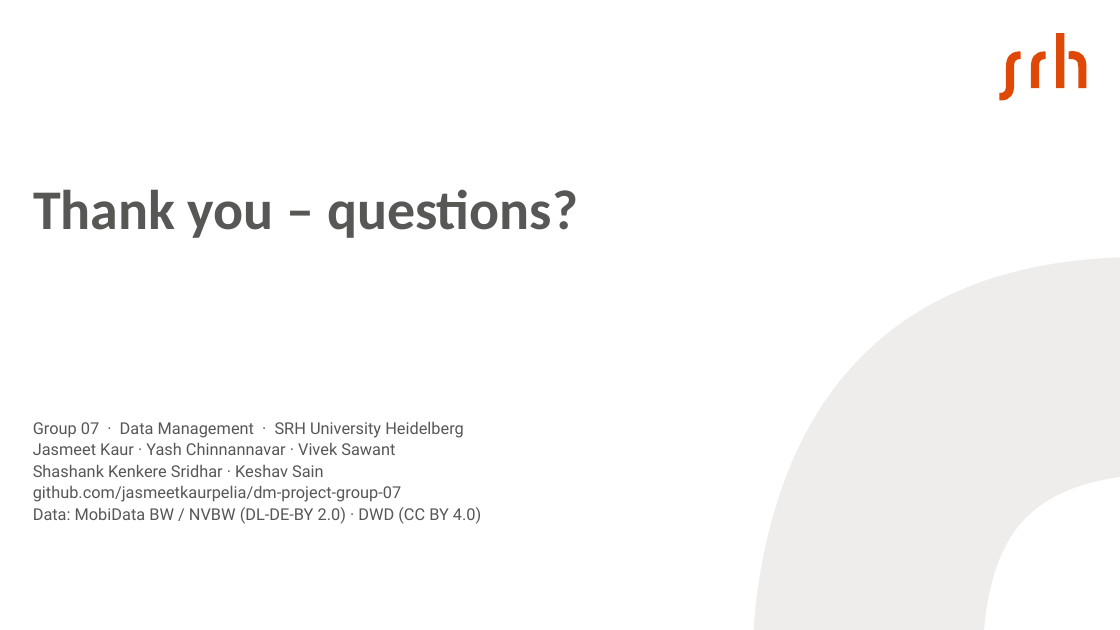
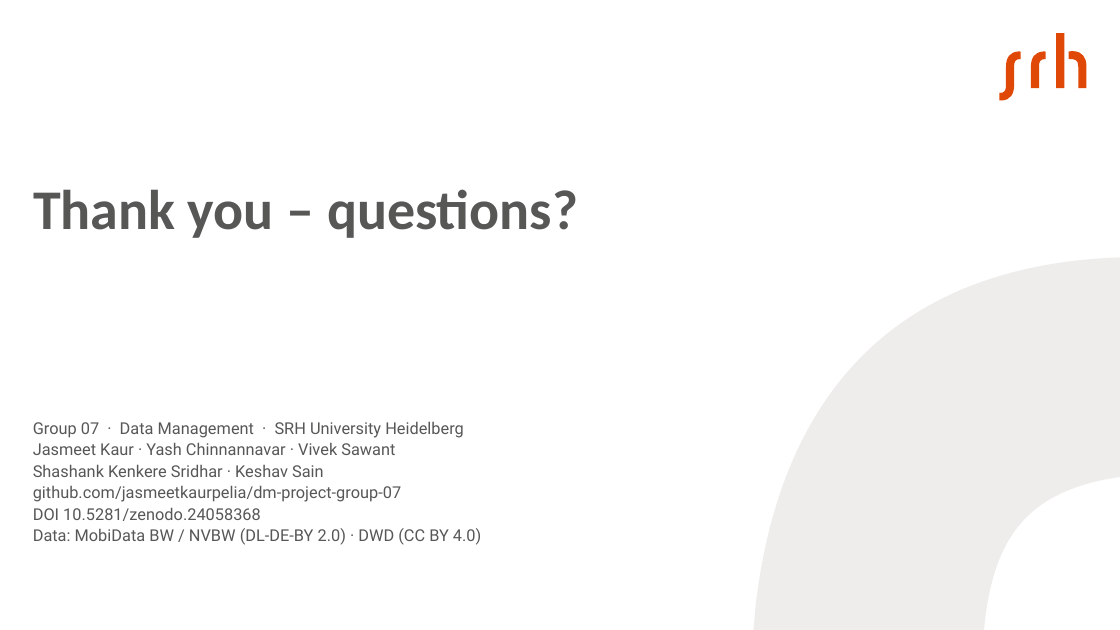
Before and after one commit to jasmeetkaurpelia/dm-project-group-07, a slide deck: slide 18 of slides/DM_Group07_Presentation.pptx (slide 17 before the commit). Drawn at 1120x630 pixels with LibreOffice and Linux fonts; fonts in the diff are those of the drawing. Boxes give left, top, right and bottom in pixels: in the first picture for what was removed or moved away, otherwise in the second. Text is boxed around its words. In the diff, an @@ line names an element or a change of style, - is before the commit and + after.

```diff
--- a/slides/DM_Group07_Presentation.pptx
+++ b/slides/DM_Group07_Presentation.pptx
@@ text at (33,507,261,521): paragraph added @@
+DOI 10.5281/zenodo.24058368
```
Also in this commit, not shown: 12 other slides changed, 3 slides added, 1 slide removed.
